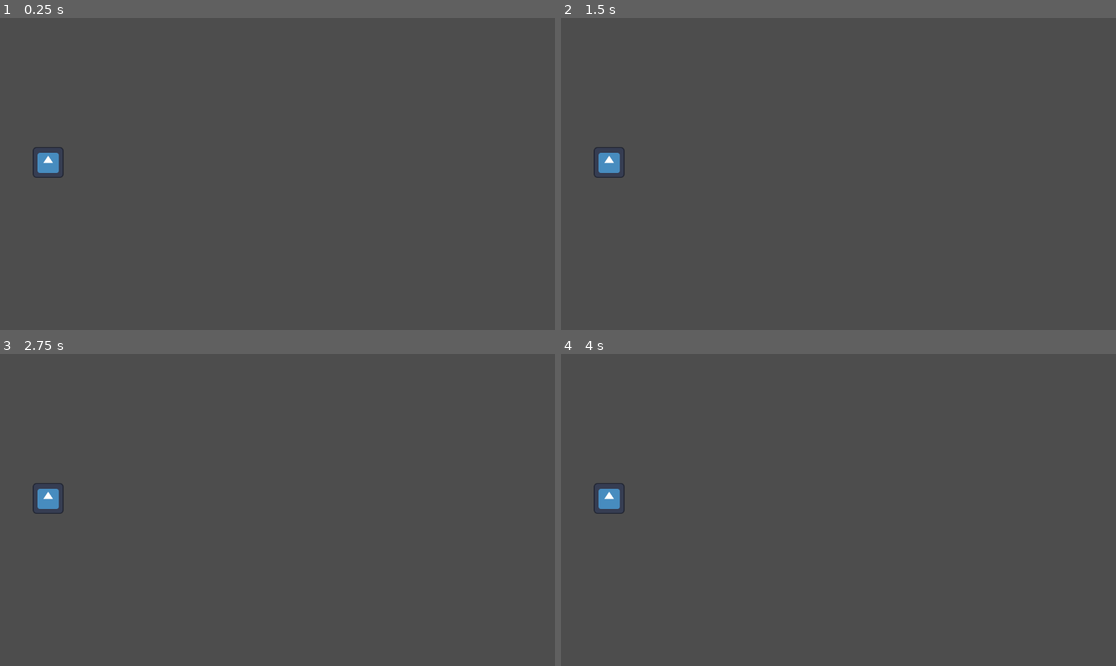
Above: before the commit, frames 1-4 (two rows, left to right).
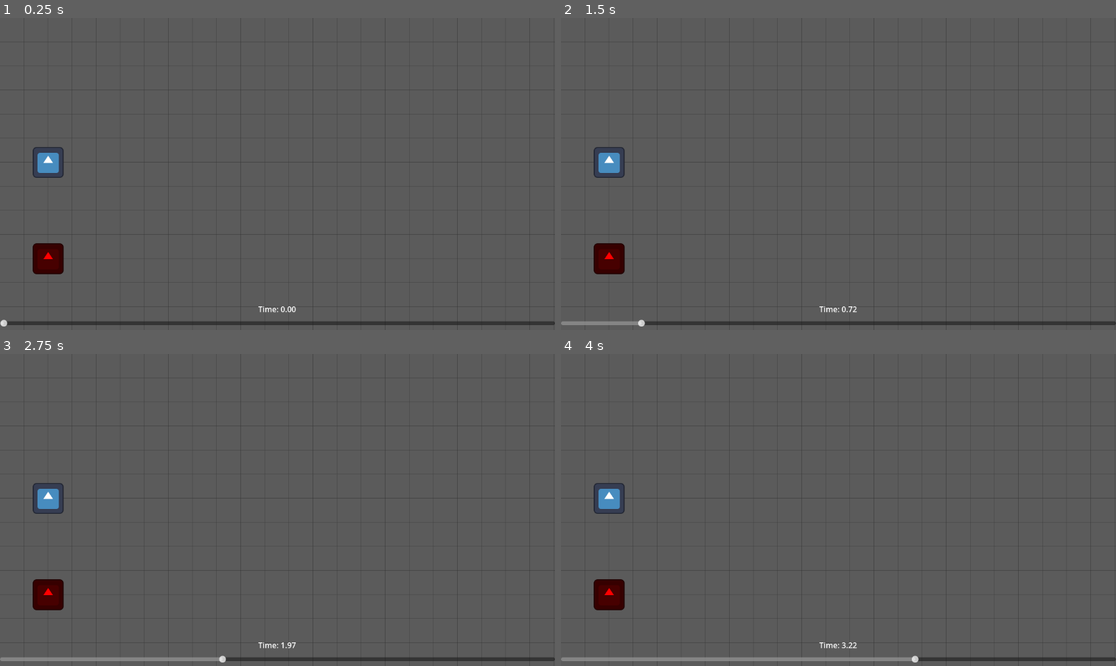
Above: after the commit, the same moments.

Repository: potatoyz/card-rougue
Game: Godot game, scene res://Scenes/Levels/TestLevel.tscn
Two runs of this game, one before a commit and one after it. Both use one fixed random seed, a clock stepped at 60 frames per second and the inputs below. The engine's default icon, where the game draws it, is replaced by a stand-in: a white triangle on a blue panel in a dark square.
Inputs (mouse positions are in pixels of both pictures, inside the frame that each line leads up to):
- Up to frame 1 (0.25 s): no input
- Up to frame 2 (1.5 s): tap Enter at 0.5 s; move the mouse to (960, 158) at 0.52 s; click (960, 158) at 0.67 s; tap Space at 0.77 s; move the mouse to (727, 189) at 1.27 s; click (727, 189) at 1.42 s
- Up to frame 3 (2.75 s): tap Space at 1.52 s; move the mouse to (333, 441) at 2.02 s; click (333, 441) at 2.17 s
- Up to frame 4 (4 s): move the mouse to (810, 572) at 2.77 s; click (810, 572) at 2.92 s; tap Space at 3.02, 3.77 s; move the mouse to (1005, 556) at 3.52 s; click (1005, 556) at 3.67 s

The runs differ from the first frame. In frame 1, 1.7% of the frame differs, in the area x 0-100%, y 72-99%; in frame 2, 1.8%; in frame 3, 1.8%; in frame 4, 1.9%.

Commit message:
feat: Add a visual grid to the test level and introduce an enemy unit with a preset movement action.

Diff:
--- a/Scenes/Levels/TestLevel.tscn
+++ b/Scenes/Levels/TestLevel.tscn
@@ -1,12 +1,27 @@
-[gd_scene load_steps=4 format=3 uid="uid://c7x8y9z0a1b2"]
+[gd_scene load_steps=6 format=3 uid="uid://c7x80a00a1b2"]
 
-[ext_resource type="Script" path="res://Scripts/Levels/TestLevel.gd" id="1_v3n4m"]
-[ext_resource type="Script" path="res://Scripts/Entities/Unit.gd" id="2_w5o6p"]
-[ext_resource type="PackedScene" uid="uid://b8q6x4y2z1w3" path="res://Scenes/UI/TimelineUI.tscn" id="3_x7q8r"]
-[ext_resource type="Texture2D" uid="uid://b8q6x4y2z1w3" path="res://icon.svg" id="4_icon"]
+[ext_resource type="Script" uid="uid://c05xf6uorxju3" path="res://Scripts/Levels/TestLevel.gd" id="1_v3n4m"]
+[ext_resource type="Script" uid="uid://b3qgvguxgf60q" path="res://Scripts/Entities/Unit.gd" id="2_w5o6p"]
+[ext_resource type="PackedScene" uid="uid://b8q6x4y201w3" path="res://Scenes/UI/TimelineUI.tscn" id="3_x7q8r"]
+[ext_resource type="Texture2D" uid="uid://dwjhfyn30lkkl" path="res://icon.svg" id="4_iuug4"]
+[ext_resource type="Script" uid="uid://dn816ff20wngw" path="res://Scripts/UI/Grid.gd" id="5_grid"]
 
 [node name="TestLevel" type="Node2D"]
 script = ExtResource("1_v3n4m")
+
+[node name="Background" type="ColorRect" parent="."]
+anchors_preset = 15
+anchor_right = 1.0
+anchor_bottom = 1.0
+offset_right = 1152.0
+offset_bottom = 648.0
+grow_horizontal = 2
+grow_vertical = 2
+mouse_filter = 2
+color = Color(0.3590689, 0.35906917, 0.35906896, 1)
+
+[node name="Grid" type="Node2D" parent="."]
+script = ExtResource("5_grid")
 
 [node name="PlayerUnit" type="Node2D" parent="."]
 position = Vector2(100, 300)
@@ -14,13 +29,20 @@
 
 [node name="Sprite2D" type="Sprite2D" parent="PlayerUnit"]
 scale = Vector2(0.5, 0.5)
-texture = ExtResource("4_icon")
+texture = ExtResource("4_iuug4")
 
-# Note: User needs to assign a texture or we use a placeholder color rect if no sprite.
-# But Unit.gd expects a Sprite2D. Let's add a ColorRect as a child or just rely on icon.svg if we can load it.
-# In a text scene, we can't easily load built-in resources without path.
-# Let's assume the user will fix the sprite or I can load "res://icon.svg" in script.
+[node name="EnemyUnit" type="Node2D" parent="."]
+position = Vector2(100, 500)
+script = ExtResource("2_w5o6p")
+unit_id = 2
+team = 1
+
+[node name="Sprite2D" type="Sprite2D" parent="EnemyUnit"]
+modulate = Color(1, 0, 0, 1)
+scale = Vector2(0.5, 0.5)
+texture = ExtResource("4_iuug4")
 
 [node name="CanvasLayer" type="CanvasLayer" parent="."]
 
 [node name="TimelineUI" parent="CanvasLayer" instance=ExtResource("3_x7q8r")]
+offset_bottom = 1.0
--- a/Scenes/UI/TimelineUI.tscn
+++ b/Scenes/UI/TimelineUI.tscn
@@ -1,14 +1,16 @@
-[gd_scene load_steps=2 format=3 uid="uid://b8q6x4y2z1w3"]
+[gd_scene load_steps=2 format=3 uid="uid://b8q6x4y201w3"]
 
-[ext_resource type="Script" path="res://Scripts/UI/TimelineUI.gd" id="1_u4k2l"]
+[ext_resource type="Script" uid="uid://ggfuf7tnsl0h" path="res://Scripts/UI/TimelineUI.gd" id="1_u4k2l"]
 
 [node name="TimelineUI" type="Control"]
 layout_mode = 3
 anchors_preset = 15
 anchor_right = 1.0
 anchor_bottom = 1.0
+offset_top = 583.0
 grow_horizontal = 2
 grow_vertical = 2
+mouse_filter = 2
 script = ExtResource("1_u4k2l")
 
 [node name="HSlider" type="HSlider" parent="."]
--- a/Scripts/Levels/TestLevel.gd
+++ b/Scripts/Levels/TestLevel.gd
@@ -1,6 +1,7 @@
 extends Node2D
 
 @onready var player_unit = $PlayerUnit
+@onready var enemy_unit = $EnemyUnit
 @onready var timeline_ui = $CanvasLayer/TimelineUI
 
 func _ready():
@@ -8,12 +9,28 @@
 	player_unit.unit_id = 1
 	player_unit.speed = 200.0 # High speed
 
-	# Add a dummy enemy
-	var enemy = Unit.new()
-	enemy.unit_id = 2
-	enemy.position = Vector2(800, 300)
-	enemy.modulate = Color.RED
-	add_child(enemy)
+	enemy_unit.unit_id = 2
+	enemy_unit.speed = 50.0
+
+	# Create a preset action for enemy to move left
+	_create_enemy_action()
+
+func _create_enemy_action():
+	var enemy_action = CombatAction.new()
+	enemy_action.unit_id = enemy_unit.unit_id
+	enemy_action.action_type = CombatAction.Type.MOVE
+	enemy_action.start_time = 0.0
+	var dist = enemy_unit.position.distance_to(Vector2(800, 500))
+	enemy_action.duration = dist / enemy_unit.speed
+	enemy_action.target_position = Vector2(800, 500)
+
+	var curve = Curve2D.new()
+	curve.add_point(enemy_unit.position)
+	curve.add_point(Vector2(800, 500))
+	enemy_action.movement_path = curve
+
+	TimelineManager.add_action(enemy_action)
+
 
 func _unhandled_input(event):
 	if not TimelineManager.is_planning:
@@ -41,8 +58,11 @@
 		curve.add_point(target_pos)
 		action.movement_path = curve
 
-		# Add to manager
-		TimelineManager.clear_actions() # Clear previous for simple 1-action MVP
+		# Remove only player's previous action, keep enemy's
+		for i in range(TimelineManager.actions.size() - 1, -1, -1):
+			if TimelineManager.actions[i].unit_id == player_unit.unit_id:
+				TimelineManager.actions.remove_at(i)
+
 		TimelineManager.add_action(action)
 
 		print("Added Move Action: Duration %.2f s" % duration)
--- /dev/null
+++ b/Scripts/UI/Grid.gd
@@ -0,0 +1,15 @@
+extends Node2D
+
+@export var grid_size: int = 50
+@export var grid_color: Color = Color(0.2, 0.2, 0.2, 0.5)
+
+func _draw():
+	var viewport_size = get_viewport_rect().size
+
+	# Draw vertical lines
+	for x in range(0, int(viewport_size.x), grid_size):
+		draw_line(Vector2(x, 0), Vector2(x, viewport_size.y), grid_color)
+
+	# Draw horizontal lines
+	for y in range(0, int(viewport_size.y), grid_size):
+		draw_line(Vector2(0, y), Vector2(viewport_size.x, y), grid_color)
Not shown, added: Scripts/UI/Grid.gd.uid
